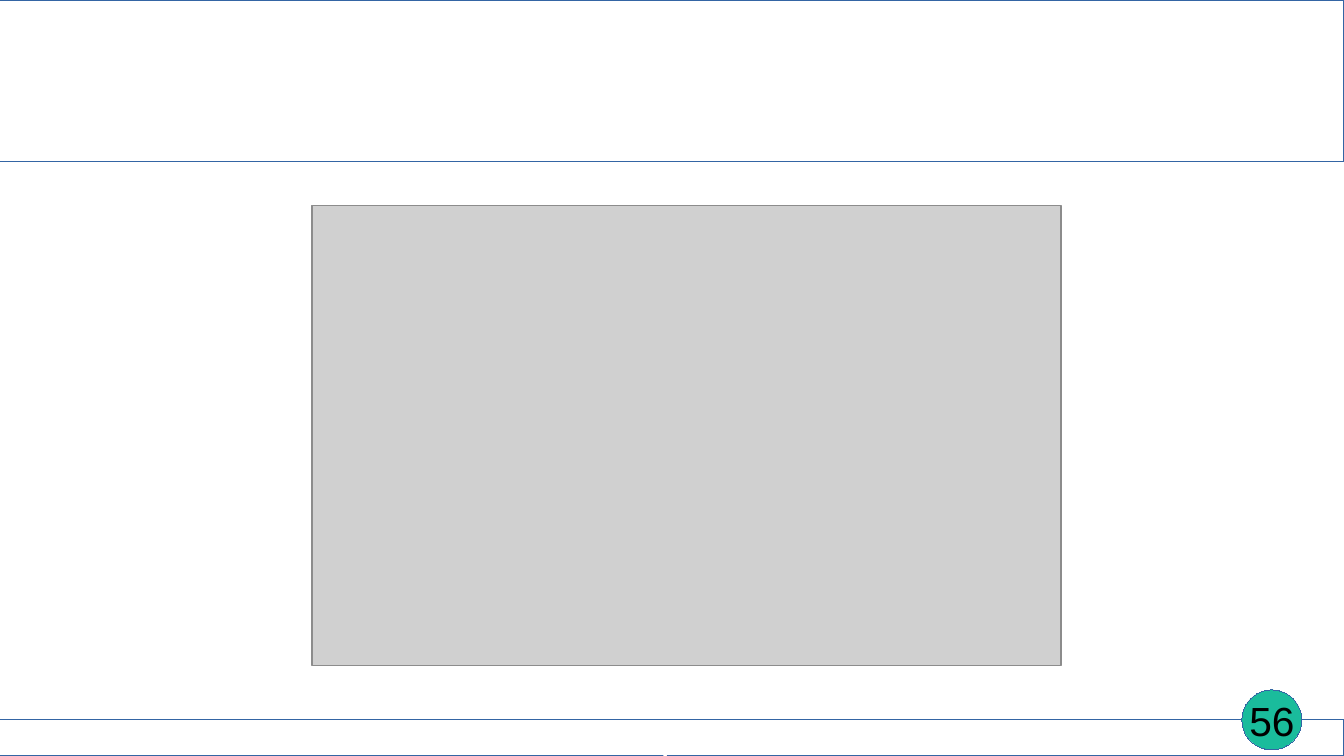
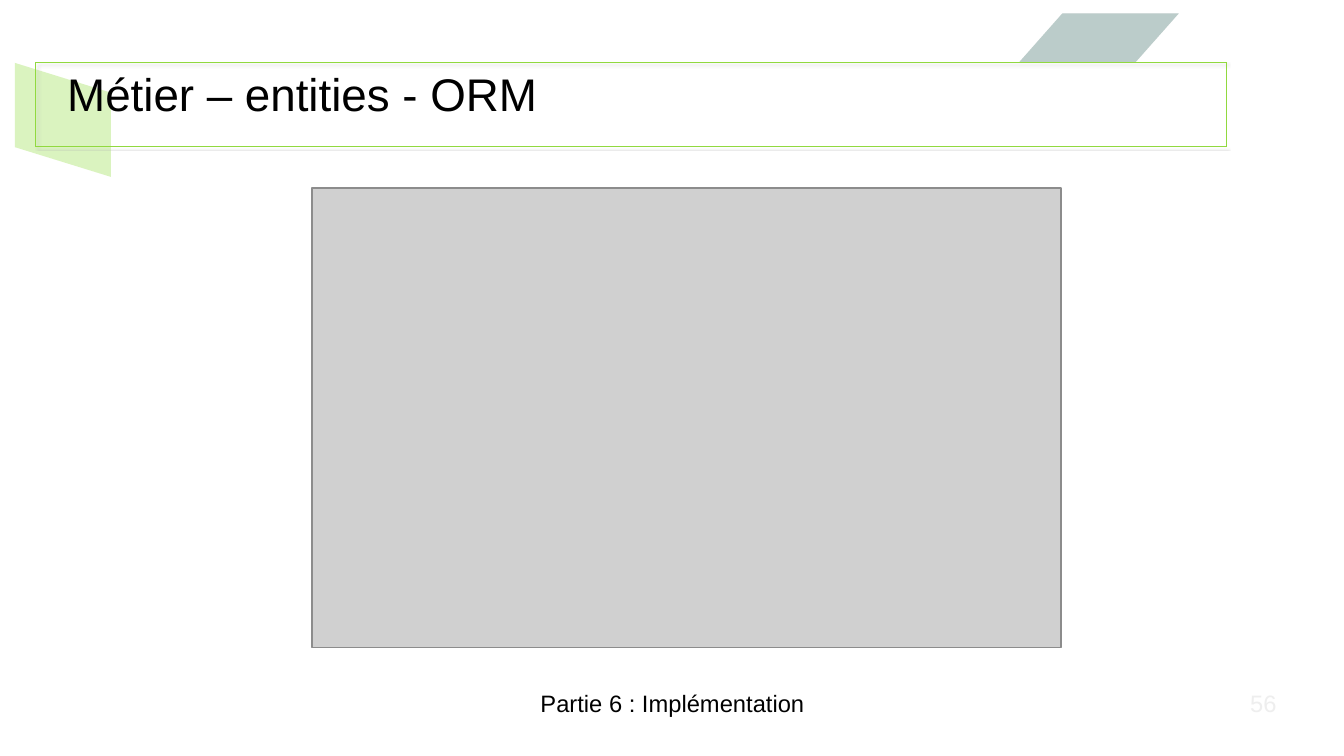
Before and after one commit to EmmaBroudic/Projet-Nooky, a slide deck: slide 56 of doc/Nooky4.odp. Drawn at 1344x756 pixels with LibreOffice and Linux fonts; fonts in the diff are those of the drawing; grey boxes stand for pictures. Boxes give left, top, right and bottom in pixels: in the first picture for what was removed or moved away, otherwise in the second. Text is boxed around its words. In the diff, an @@ line names an element or a change of style, - is before the commit and + after.

```diff
--- a/doc/Nooky4.odp
+++ b/doc/Nooky4.odp
@@ parallelogram added at (1020,13,1179,63), fill #81ACA6 at 39% opacity @@
@@ parallelogram added at (15,63,112,177), fill #B5E77D at 49% opacity @@
@@ rectangle: place and size @@
-rectangle at (0,0,1344,162)
+rectangle at (37,63,1228,148)
@@ rectangle at (37,63,1228,148): outline #3465A4 0 pt to #91D93F 0 pt; shadow on @@
@@ title added at (67,77,537,120), 27 pt, text #000000 @@
+Métier – entities - ORM
@@ picture: place and size @@
-picture at (312,206,1061,666)
+picture at (312,188,1061,648)
@@ text "Partie 6 : Implémentation": place and size @@
-text "Partie 6 : Implémentation" at (487,755,856,756)
+text "Partie 6 : Implémentation" at (540,694,804,717)
@@ text "Partie 6 : Implémentation" at (540,694,804,717): size 18 to 14 pt, font Karla to Arial, text colour #FFFFFF to #000000, bold off @@
@@ ellipse removed at (1243,690,1303,750) @@
@@ page number removed at (1249,707,1294,743) @@
-56
@@ rectangle removed at (0,721,1344,756) @@
```
Also in this commit, not shown: 81 other slides changed, 2 other files.
